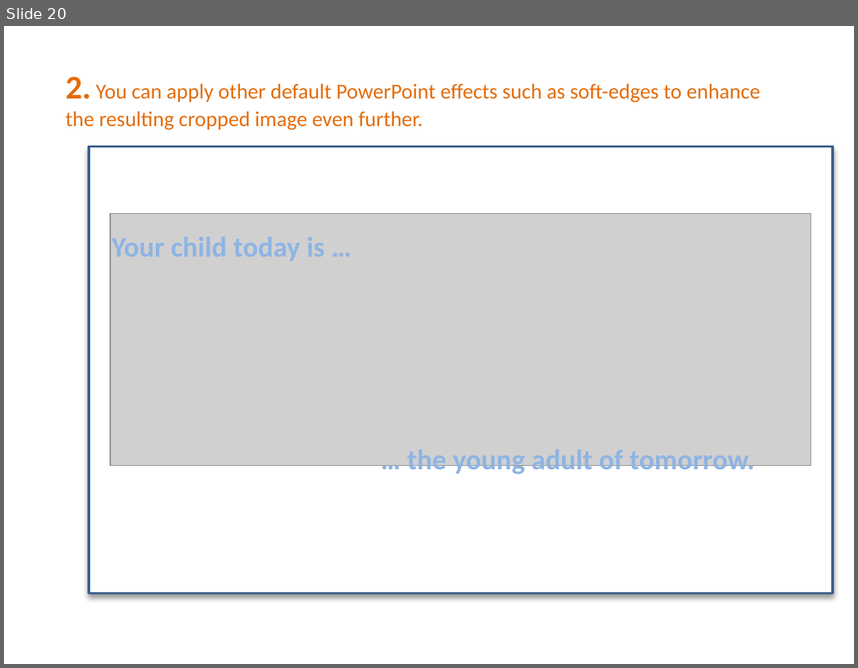
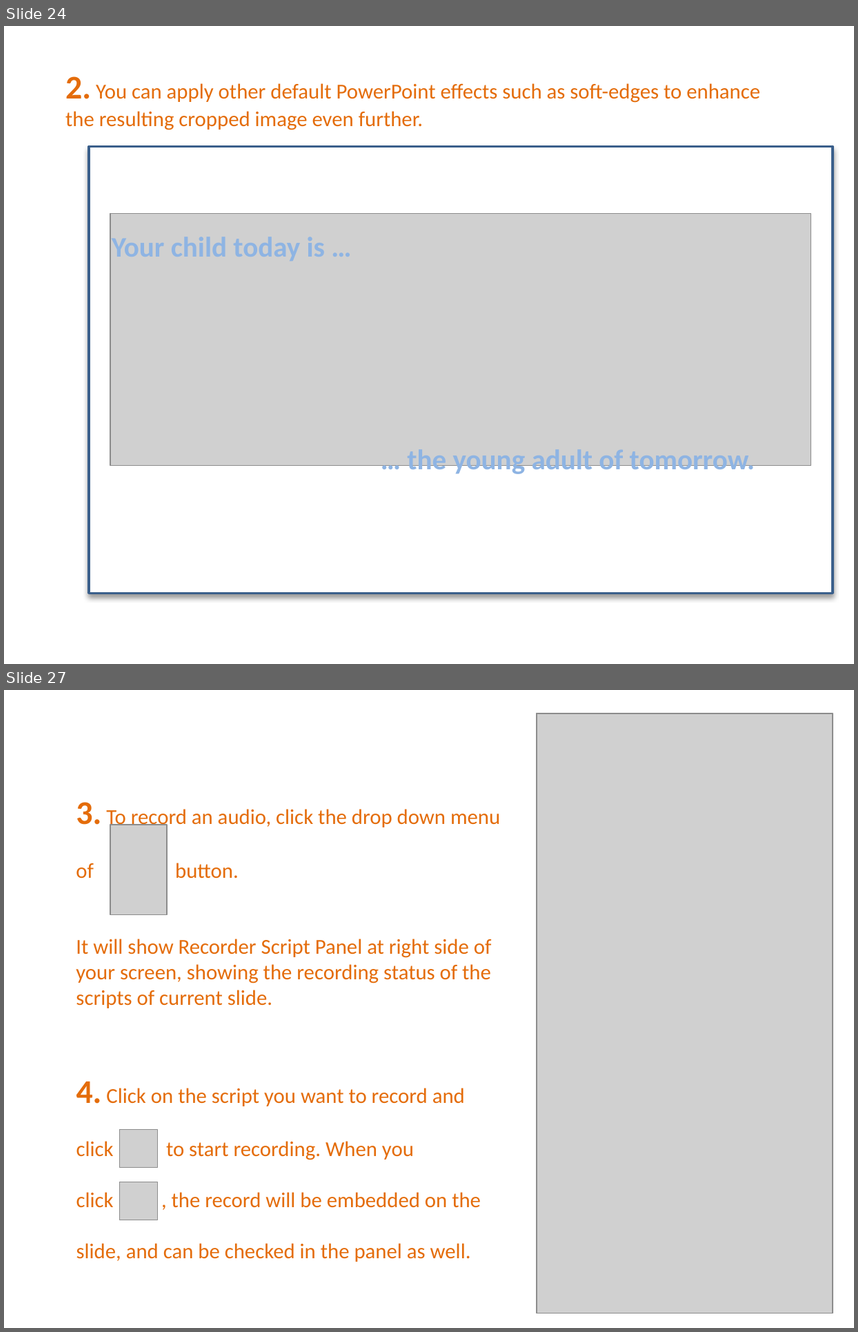
Before and after one commit to PowerPointLabs/PowerPointLabs-Website, a slide deck: samples/tutorial.pptx. Shown one above the other, each under a label of ours: slide 20 before the commit, slides 24 and 27 after it; the slides between them are not shown. The pictures are 858x668 and 858x1332 pixels, drawn with LibreOffice and Linux fonts; fonts in the diff are those of the drawing; grey boxes stand for pictures. Boxes give left, top, right and bottom in pixels: in the first picture for what was removed or moved away, otherwise in the second. Text is boxed around its words. In the diff, an @@ line names an element or a change of style, - is before the commit and + after.

```diff
--- a/samples/tutorial.pptx
+++ b/samples/tutorial.pptx
@@ slide 27 added at (4,690,854,1328), background #FFFFFF @@
@@ picture added at (537,713,833,1306) @@
@@ picture added at (537,713,833,1313) @@
@@ text added at (76,802,500,1008), 18 pt, text #E46C0A @@
+3. To record an audio, click the drop down menu
+of button.
+It will show Recorder Script Panel at right side of your screen, showing the recording status of the scripts of current slide.
@@ picture added at (110,825,168,914) @@
@@ text added at (76,1081,481,1261), 18 pt, text #E46C0A @@
+4. Click on the script you want to record and
+click to start recording. When you
+click , the record will be embedded on the
+slide, and can be checked in the panel as well.
@@ picture added at (120,1130,157,1167) @@
@@ picture added at (120,1181,157,1219) @@
@@ what was slide 20 is now slide 24 @@
```
Also in this commit, not shown: 17 slides changed, 9 other slides added.
